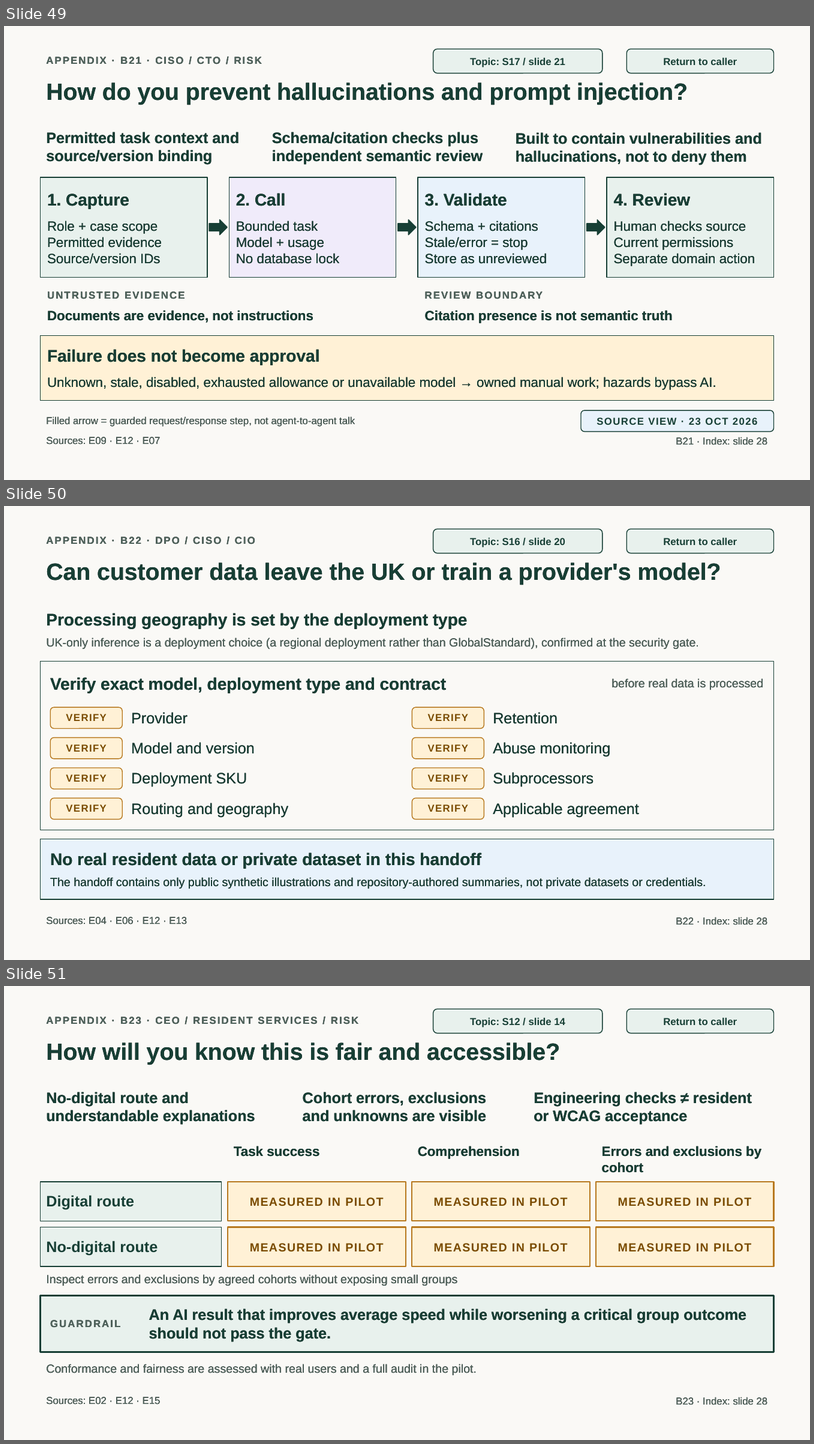
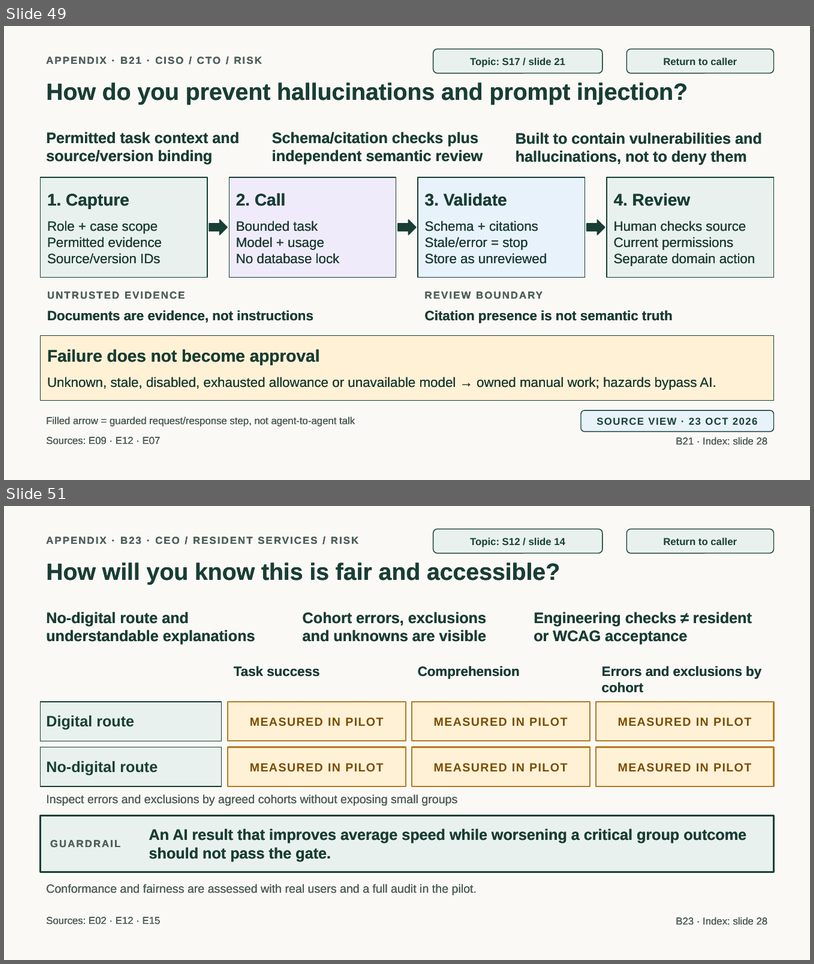
Before and after one commit to jmservera/ama, a slide deck: docs/capstone/deck/zava-forward-cowork-v2-draft.pptx. Shown one above the other, each under a label of ours: slides 49, 50 and 51 before the commit, slides 49 and 51 after it; the slides between them are not shown. The pictures are 814x1444 and 814x964 pixels, drawn with LibreOffice and Linux fonts; fonts in the diff are those of the drawing. Boxes give left, top, right and bottom in pixels: in the first picture for what was removed or moved away, otherwise in the second. Text is boxed around its words. In the diff, an @@ line names an element or a change of style, - is before the commit and + after.

```diff
--- a/docs/capstone/deck/zava-forward-cowork-v2-draft.pptx
+++ b/docs/capstone/deck/zava-forward-cowork-v2-draft.pptx
@@ slide 50 removed at <box>4,506,810,960</box>, background #FAF9F6 @@
@@ text removed at <box>46,537,255,544</box> @@
-APPENDIX · B22 · DPO / CISO / CIO
@@ rounded rectangle removed at <box>434,529,603,553</box> @@
-Topic: S16 / slide 20
@@ rounded rectangle removed at <box>627,529,774,553</box> @@
-Return to caller
@@ text removed at <box>46,562,721,585</box> @@
-Can customer data leave the UK or train a provider's model?
@@ text removed at <box>46,613,468,628</box> @@
-Processing geography is set by the deployment type
@@ text removed at <box>46,637,699,649</box> @@
-UK-only inference is a deployment choice (a regional deployment rather than GlobalStandard), confirmed at the security gate.
@@ rectangle removed at <box>40,661,774,829</box> @@
@@ text removed at <box>50,677,447,693</box> @@
-Verify exact model, deployment type and contract
@@ text removed at <box>612,678,764,690</box> @@
-before real data is processed
@@ rounded rectangle removed at <box>51,708,123,729</box> @@
-VERIFY
@@ text removed at <box>131,712,188,724</box> @@
-Provider
@@ rounded rectangle removed at <box>413,708,485,729</box> @@
-VERIFY
@@ text removed at <box>493,712,558,724</box> @@
-Retention
@@ rounded rectangle removed at <box>51,738,123,759</box> @@
-VERIFY
@@ rounded rectangle removed at <box>413,738,485,759</box> @@
-VERIFY
@@ text removed at <box>131,742,255,754</box> @@
-Model and version
@@ text removed at <box>493,742,611,757</box> @@
-Abuse monitoring
@@ rounded rectangle removed at <box>51,768,123,789</box> @@
-VERIFY
@@ text removed at <box>131,772,248,787</box> @@
-Deployment SKU
@@ rounded rectangle removed at <box>413,768,485,789</box> @@
-VERIFY
@@ text removed at <box>493,772,594,787</box> @@
-Subprocessors
@@ rounded rectangle removed at <box>51,798,123,819</box> @@
-VERIFY
@@ text removed at <box>131,802,288,817</box> @@
-Routing and geography
@@ rounded rectangle removed at <box>413,798,485,819</box> @@
-VERIFY
@@ text removed at <box>493,802,639,817</box> @@
-Applicable agreement
@@ rectangle removed at <box>40,839,774,899</box> @@
@@ text removed at <box>50,852,482,868</box> @@
-No real resident data or private dataset in this handoff
@@ text removed at <box>50,877,706,888</box> @@
-The handoff contains only public synthetic illustrations and repository-authored summaries, not private datasets or credentials.
@@ text removed at <box>46,916,187,924</box> @@
-Sources: E04 · E06 · E12 · E13
@@ text removed at <box>676,916,768,925</box> @@
-B22 · Index: slide 28
```
Also in this commit, not shown: 3 slides changed, 1 slide added, 17 other files.
